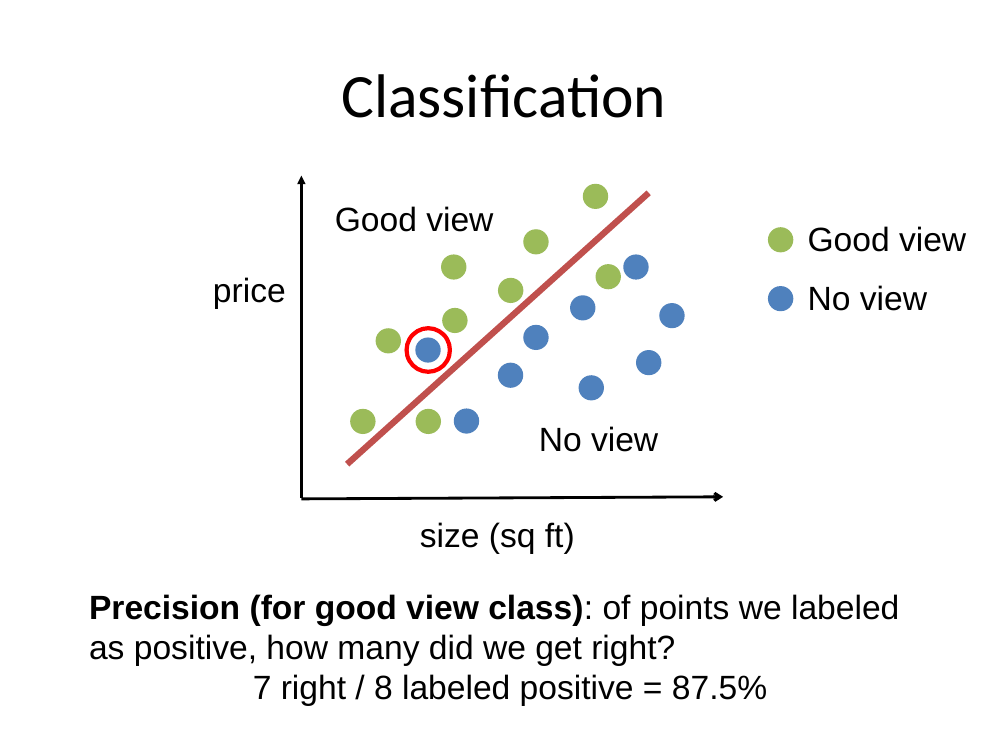
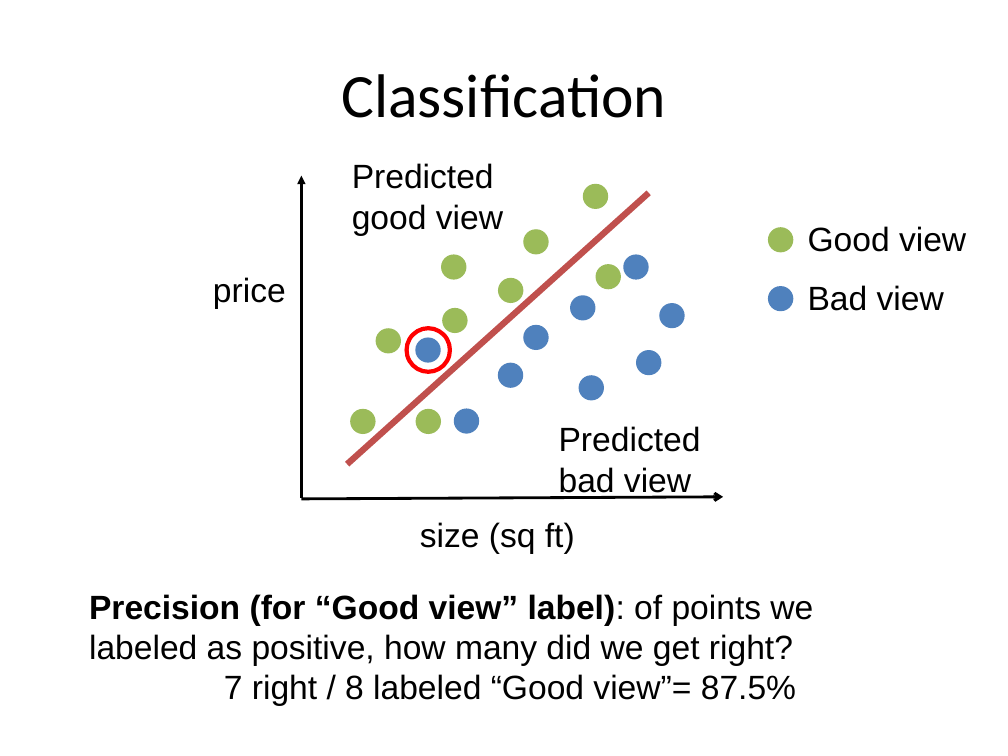
Before and after one commit to aloksharma1993/techfest-ml-tutorial, a slide deck: slide 17 of Techfest_ML.pptx (slide 16 before the commit). Drawn at 1008x756 pixels with LibreOffice and Linux fonts; fonts in the diff are those of the drawing. Boxes give left, top, right and bottom in pixels: in the first picture for what was removed or moved away, otherwise in the second. Text is boxed around its words. In the diff, an @@ line names an element or a change of style, - is before the commit and + after.

```diff
--- a/Techfest_ML.pptx
+++ b/Techfest_ML.pptx
@@ text at (x1=352, y1=163, x2=503, y2=236): text changed @@
-Good view
+Predicted good view
@@ text at (x1=808, y1=285, x2=944, y2=311): text changed @@
-No view
+Bad view
@@ text at (x1=559, y1=426, x2=701, y2=499): text changed @@
-No view
+Predicted bad view
@@ text at (x1=89, y1=594, x2=813, y2=706): text changed @@
-Precision (for good view class): of points we labeled as positive, how many did we get right?
-7 right / 8 labeled positive = 87.5%
+Precision (for “Good view” label): of points we labeled as positive, how many did we get right?
+7 right / 8 labeled “Good view”= 87.5%
```
Also in this commit, not shown: 16 other slides changed, 4 slides added.
